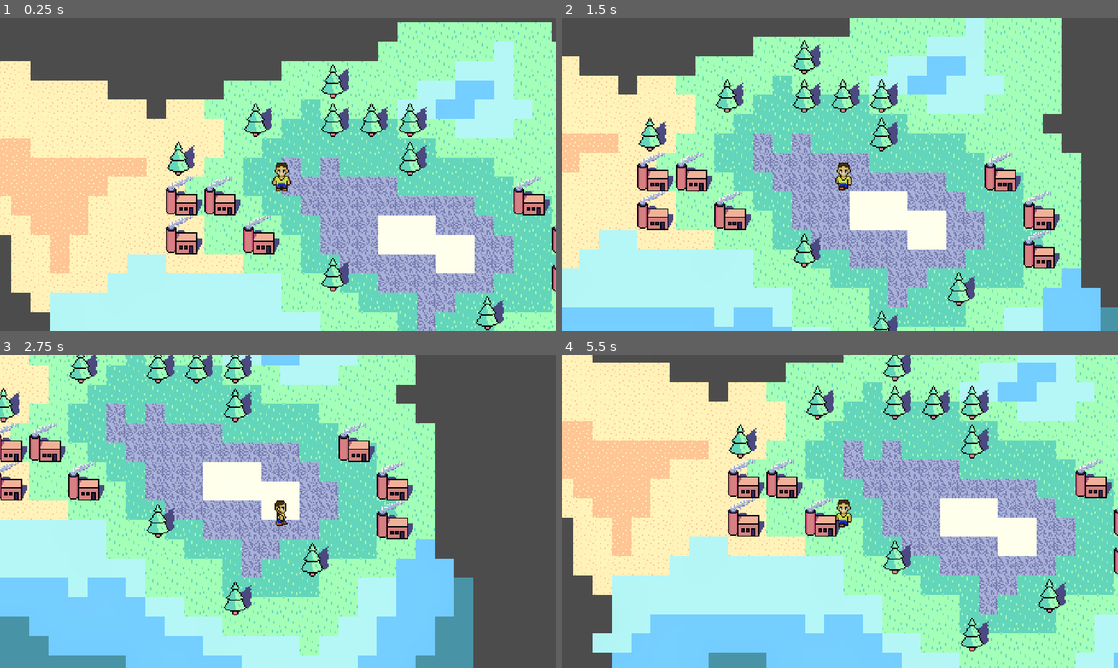
Above: before the commit, frames 1-4 (two rows, left to right).
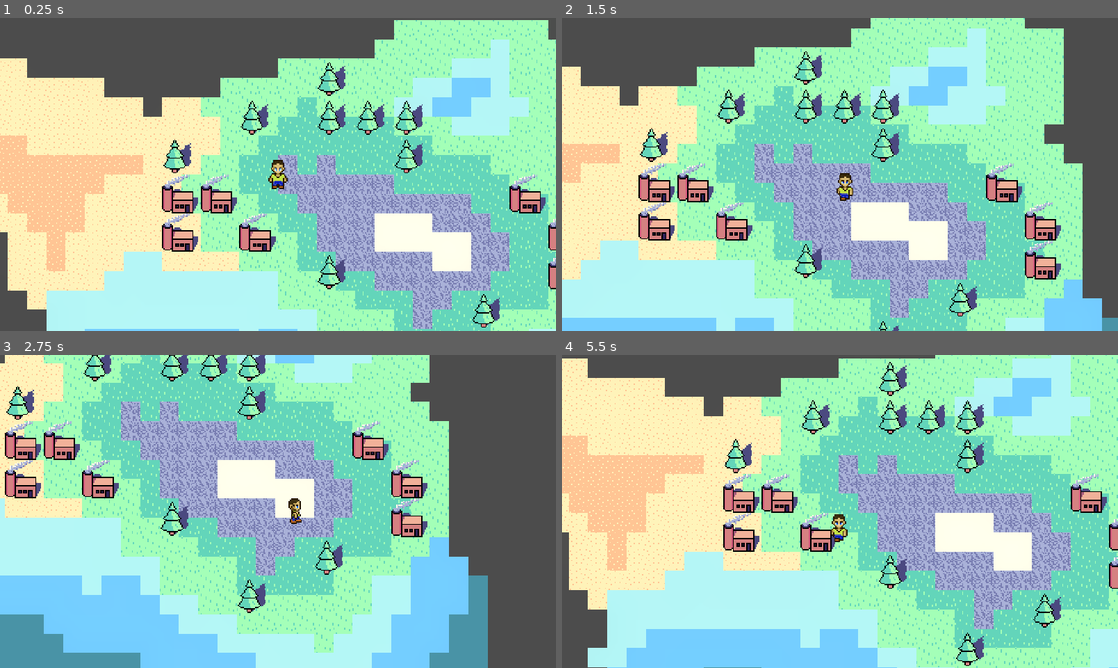
Above: after the commit, the same moments.

Repository: AdrianTheFrog/SMathHacks-Reasource-Conservation-Project
Game: Godot game, scene res://main scene.tscn
The game is run twice, just before and just after one commit, with the same random seed, the same clock (stepped at 60 frames per second) and the same inputs.
Inputs:
- Up to frame 1 (0.25 s): no input
- Up to frame 2 (1.5 s): tap Enter at 0.5 s; hold Right (Right) 0.53-1.28 s; hold Down (Down) from 1.28 s (still down)
- Up to frame 3 (2.75 s): release Down (Down) at 2.03 s; hold Right (Right) from 2.03 s (still down)
- Up to frame 4 (5.5 s): release Right (Right) at 2.78 s; hold Up (Up) 2.78-3.53 s; hold Left (Left) 3.53-5.03 s; hold Down (Down) from 5.03 s (still down)

The runs differ from the first frame. In frame 1, 23% of the frame differs, in the area x 0-100%, y 0-100%; in frame 2, 32%; in frame 3, 32%; in frame 4, 42%.

Commit message:
smooth camera follow

Diff:
--- /dev/null
+++ b/Camera2D.gd
@@ -0,0 +1,11 @@
+extends Camera2D
+
+var lookAheadPos = Vector2.ZERO
+
+func _process(delta):
+	var speed = 0.1
+	var lookAheadDistance = 0.15
+	var lookAheadResponse = 0.05
+
+	lookAheadPos = lookAheadPos*(1-lookAheadResponse) + lookAheadDistance*%Character.get_real_velocity ()*lookAheadResponse
+	set_global_position(get_global_position()*(1-speed)+(%Character.get_global_position()+lookAheadPos)*speed)
--- a/main scene.tscn
+++ b/main scene.tscn
@@ -1,8 +1,9 @@
-[gd_scene load_steps=5 format=3 uid="uid://b3sbjd1vkii2h"]
+[gd_scene load_steps=6 format=3 uid="uid://b3sbjd1vkii2h"]
 
 [ext_resource type="TileSet" uid="uid://bigbiha614tnl" path="res://tileset.tres" id="1_dur42"]
 [ext_resource type="TileSet" uid="uid://xd5d2u2bpnia" path="res://buildings tileset.tres" id="2_0onu8"]
 [ext_resource type="PackedScene" uid="uid://mm54hevg1o77" path="res://Character.tscn" id="3_0w33h"]
+[ext_resource type="Script" path="res://Camera2D.gd" id="4_e6nis"]
 
 [sub_resource type="Environment" id="Environment_xdtrx"]
 background_mode = 3
@@ -29,10 +30,11 @@
 [node name="WorldEnvironment" type="WorldEnvironment" parent="."]
 environment = SubResource("Environment_xdtrx")
 
-[node name="CharacterBody2D" parent="." instance=ExtResource("3_0w33h")]
+[node name="Character" parent="." instance=ExtResource("3_0w33h")]
+unique_name_in_owner = true
 texture_filter = 3
 position = Vector2(3, 2)
 
-[node name="Camera2D" type="Camera2D" parent="CharacterBody2D"]
-position = Vector2(-3, -2)
+[node name="Camera2D" type="Camera2D" parent="."]
 zoom = Vector2(2.5, 2.5)
+script = ExtResource("4_e6nis")
